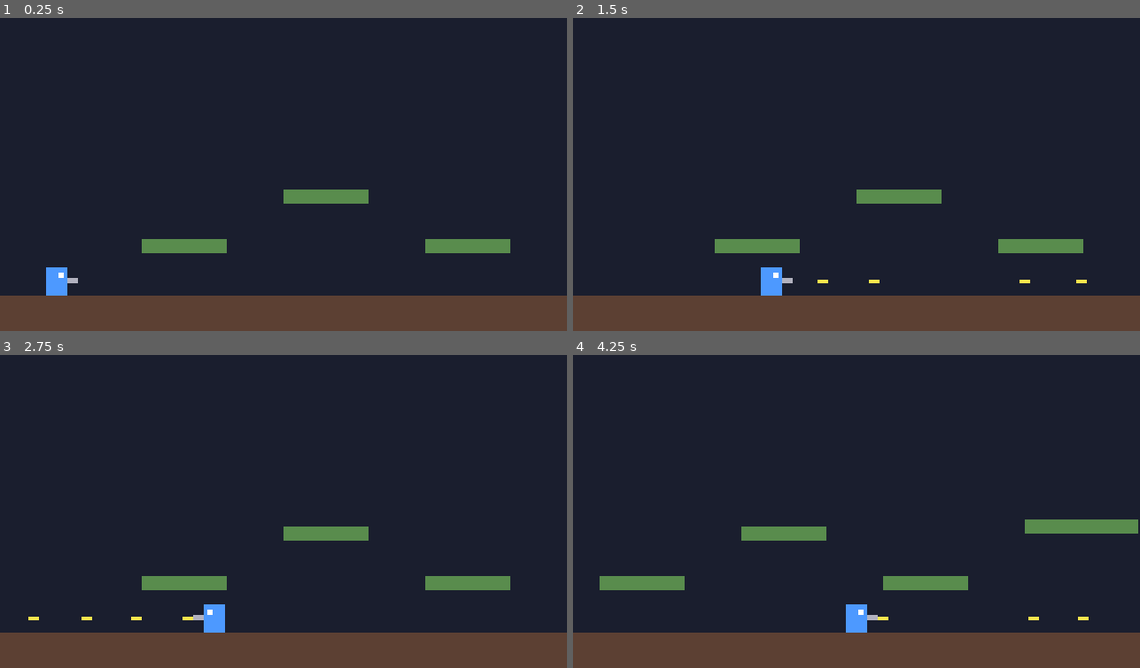
Above: before the commit, frames 1-4 (two rows, left to right).
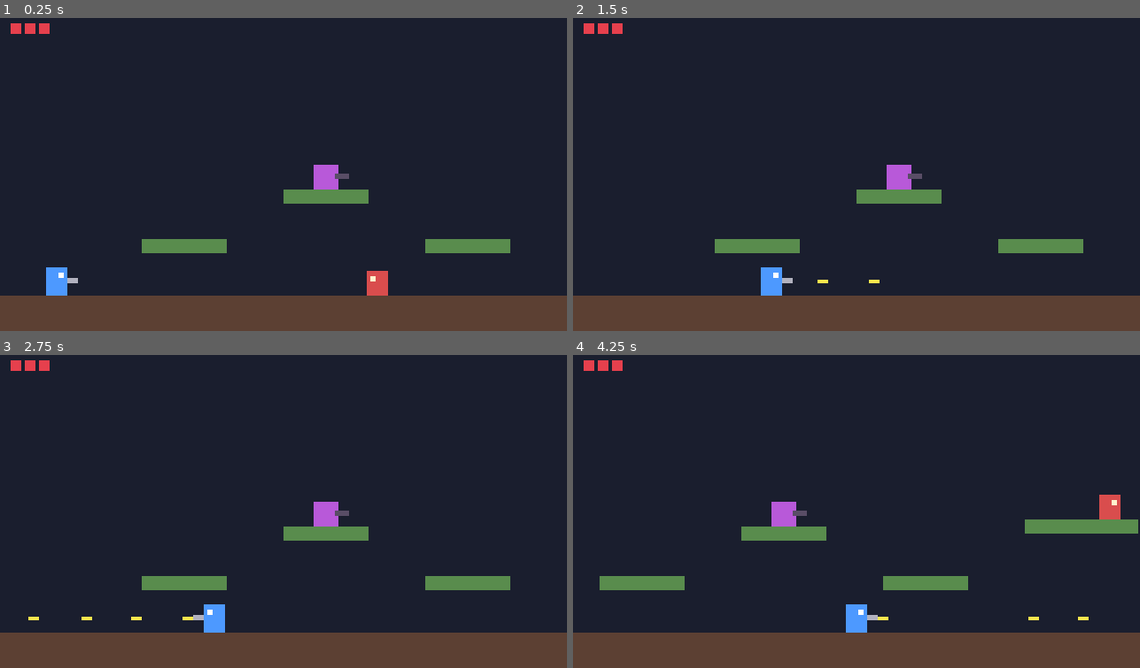
Above: after the commit, the same moments.

Repository: larrycxcx/zonebreaker-public
Game: Godot game, scene res://scenes/main.tscn
Two runs of this game, one before a commit and one after it. Both use one fixed random seed, a clock stepped at 60 frames per second and the inputs below.
Inputs:
- Up to frame 1 (0.25 s): no input
- Up to frame 2 (1.5 s): hold J (shoot) 0.53-1.28 s; hold D (move_right) from 0.53 s (still down); tap Space (jump) at 0.77 s; tap J (shoot) at 1.35 s
- Up to frame 3 (2.75 s): tap Space (jump) at 1.52 s; release D (move_right) at 2.03 s; hold A (move_left) from 2.03 s (still down); hold J (shoot) from 2.03 s (still down)
- Up to frame 4 (4.25 s): release A (move_left) at 2.78 s; release J (shoot) at 2.78 s; hold D (move_right) from 2.78 s (still down); tap J (shoot) at 2.85 s; tap Space (jump) at 3.02, 3.77 s; hold J (shoot) from 3.53 s (still down)

The runs differ from the first frame. In frame 1, 0.9% of the frame differs, in the area x 1-69%, y 1-89%; in frame 2, 0.6%; in frame 3, 0.6%; in frame 4, 0.9%.

Commit message:
Add patrolling and turret enemies, player health and i-frames
- Enemy base class with health, hit flash, death signal and gravity
- Walker: patrols, turns at walls and ledges via two raycasts, deals
  contact damage; Turret: faces and shoots the player within range
- Player: 3 HP, knockback plus 1s blinking invincibility, health_changed
  and died signals; Hurtbox area handles touching enemies
- Bullets carry damage and call take_damage on whatever they hit; masks
  keep player and enemy bullets from hitting their own side
- Temporary HUD with health pips and a game over message; level reloads
  1.2s after the player dies

Co-Authored-By: Claude Opus 5 <noreply@anthropic.com>

Diff:
--- a/project.godot
+++ b/project.godot
@@ -56,6 +56,8 @@
 2d_physics/layer_1="world"
 2d_physics/layer_2="player"
 2d_physics/layer_3="bullet"
+2d_physics/layer_4="enemy"
+2d_physics/layer_5="enemy_bullet"
 
 [physics]
 
--- a/scenes/bullet.tscn
+++ b/scenes/bullet.tscn
@@ -7,7 +7,7 @@
 
 [node name="Bullet" type="Area2D"]
 collision_layer = 4
-collision_mask = 1
+collision_mask = 9
 script = ExtResource("1")
 
 [node name="CollisionShape2D" type="CollisionShape2D" parent="."]
--- /dev/null
+++ b/scenes/enemy_bullet.tscn
@@ -0,0 +1,24 @@
+[gd_scene format=3]
+
+[ext_resource type="Script" path="res://scripts/bullet.gd" id="1"]
+
+[sub_resource type="RectangleShape2D" id="RectangleShape2D_1"]
+size = Vector2(6, 2)
+
+[node name="EnemyBullet" type="Area2D"]
+collision_layer = 16
+collision_mask = 3
+script = ExtResource("1")
+speed = 150.0
+lifetime = 2.0
+
+[node name="CollisionShape2D" type="CollisionShape2D" parent="."]
+shape = SubResource("RectangleShape2D_1")
+
+[node name="ColorRect" type="ColorRect" parent="."]
+offset_left = -3.0
+offset_top = -1.0
+offset_right = 3.0
+offset_bottom = 1.0
+mouse_filter = 2
+color = Color(1, 0.35, 0.35, 1)
--- /dev/null
+++ b/scenes/enemy_turret.tscn
@@ -0,0 +1,38 @@
+[gd_scene format=3]
+
+[ext_resource type="Script" path="res://scripts/enemy_turret.gd" id="1"]
+[ext_resource type="PackedScene" path="res://scenes/enemy_bullet.tscn" id="2"]
+
+[sub_resource type="RectangleShape2D" id="RectangleShape2D_1"]
+size = Vector2(14, 14)
+
+[node name="EnemyTurret" type="CharacterBody2D"]
+collision_layer = 8
+collision_mask = 1
+script = ExtResource("1")
+max_health = 3
+bullet_scene = ExtResource("2")
+
+[node name="CollisionShape2D" type="CollisionShape2D" parent="."]
+shape = SubResource("RectangleShape2D_1")
+
+[node name="Visual" type="Node2D" parent="."]
+
+[node name="Body" type="ColorRect" parent="Visual"]
+offset_left = -7.0
+offset_top = -7.0
+offset_right = 7.0
+offset_bottom = 7.0
+mouse_filter = 2
+color = Color(0.72, 0.35, 0.85, 1)
+
+[node name="Barrel" type="ColorRect" parent="Visual"]
+offset_left = 5.0
+offset_top = -2.0
+offset_right = 13.0
+offset_bottom = 1.0
+mouse_filter = 2
+color = Color(0.35, 0.3, 0.4, 1)
+
+[node name="Muzzle" type="Marker2D" parent="Visual"]
+position = Vector2(13, 0)
--- /dev/null
+++ b/scenes/enemy_walker.tscn
@@ -0,0 +1,41 @@
+[gd_scene format=3]
+
+[ext_resource type="Script" path="res://scripts/enemy_walker.gd" id="1"]
+
+[sub_resource type="RectangleShape2D" id="RectangleShape2D_1"]
+size = Vector2(12, 14)
+
+[node name="EnemyWalker" type="CharacterBody2D"]
+collision_layer = 8
+collision_mask = 1
+script = ExtResource("1")
+
+[node name="CollisionShape2D" type="CollisionShape2D" parent="."]
+shape = SubResource("RectangleShape2D_1")
+
+[node name="FloorCheck" type="RayCast2D" parent="."]
+position = Vector2(5, 5)
+target_position = Vector2(0, 7)
+collision_mask = 1
+
+[node name="WallCheck" type="RayCast2D" parent="."]
+target_position = Vector2(9, 0)
+collision_mask = 1
+
+[node name="Visual" type="Node2D" parent="."]
+
+[node name="Body" type="ColorRect" parent="Visual"]
+offset_left = -6.0
+offset_top = -7.0
+offset_right = 6.0
+offset_bottom = 7.0
+mouse_filter = 2
+color = Color(0.85, 0.3, 0.3, 1)
+
+[node name="Eye" type="ColorRect" parent="Visual"]
+offset_left = 1.0
+offset_top = -4.0
+offset_right = 4.0
+offset_bottom = -1.0
+mouse_filter = 2
+color = Color(1, 0.95, 0.8, 1)
--- /dev/null
+++ b/scenes/hud.tscn
@@ -0,0 +1,25 @@
+[gd_scene format=3]
+
+[ext_resource type="Script" path="res://scripts/hud.gd" id="1"]
+
+[node name="HUD" type="CanvasLayer"]
+script = ExtResource("1")
+
+[node name="PipRow" type="HBoxContainer" parent="."]
+offset_left = 6.0
+offset_top = 6.0
+offset_right = 80.0
+offset_bottom = 12.0
+mouse_filter = 2
+theme_override_constants/separation = 2
+
+[node name="Message" type="Label" parent="."]
+anchors_preset = -1
+offset_left = 110.0
+offset_top = 80.0
+offset_right = 210.0
+offset_bottom = 100.0
+mouse_filter = 2
+theme_override_font_sizes/font_size = 16
+text = "GAME OVER"
+horizontal_alignment = 1
--- a/scenes/main.tscn
+++ b/scenes/main.tscn
@@ -2,8 +2,13 @@
 
 [ext_resource type="PackedScene" path="res://scenes/platform.tscn" id="1"]
 [ext_resource type="PackedScene" path="res://scenes/player.tscn" id="2"]
+[ext_resource type="Script" path="res://scripts/main.gd" id="3"]
+[ext_resource type="PackedScene" path="res://scenes/enemy_walker.tscn" id="4"]
+[ext_resource type="PackedScene" path="res://scenes/enemy_turret.tscn" id="5"]
+[ext_resource type="PackedScene" path="res://scenes/hud.tscn" id="6"]
 
 [node name="Main" type="Node2D"]
+script = ExtResource("3")
 
 [node name="Level" type="Node2D" parent="."]
 
@@ -52,6 +57,25 @@
 size = Vector2(48, 8)
 one_way = true
 
+[node name="Enemies" type="Node2D" parent="."]
+
+[node name="Walker1" parent="Enemies" instance=ExtResource("4")]
+position = Vector2(220, 153)
+
+[node name="Walker2" parent="Enemies" instance=ExtResource("4")]
+position = Vector2(352, 89)
+start_direction = 1
+
+[node name="Walker3" parent="Enemies" instance=ExtResource("4")]
+position = Vector2(470, 153)
+start_direction = 1
+
+[node name="Turret1" parent="Enemies" instance=ExtResource("5")]
+position = Vector2(580, 153)
+
+[node name="Turret2" parent="Enemies" instance=ExtResource("5")]
+position = Vector2(184, 93)
+
 [node name="Player" parent="." instance=ExtResource("2")]
 position = Vector2(32, 152)
 
@@ -60,3 +84,5 @@
 limit_top = 0
 limit_right = 640
 limit_bottom = 180
+
+[node name="HUD" parent="." instance=ExtResource("6")]
--- a/scenes/player.tscn
+++ b/scenes/player.tscn
@@ -6,7 +6,10 @@
 [sub_resource type="RectangleShape2D" id="RectangleShape2D_1"]
 size = Vector2(12, 16)
 
-[node name="Player" type="CharacterBody2D"]
+[sub_resource type="RectangleShape2D" id="RectangleShape2D_2"]
+size = Vector2(14, 18)
+
+[node name="Player" type="CharacterBody2D" groups=["player"]]
 collision_layer = 2
 collision_mask = 1
 script = ExtResource("1")
@@ -14,6 +17,14 @@
 
 [node name="CollisionShape2D" type="CollisionShape2D" parent="."]
 shape = SubResource("RectangleShape2D_1")
+
+[node name="Hurtbox" type="Area2D" parent="."]
+collision_layer = 0
+collision_mask = 8
+monitorable = false
+
+[node name="CollisionShape2D" type="CollisionShape2D" parent="Hurtbox"]
+shape = SubResource("RectangleShape2D_2")
 
 [node name="Visual" type="Node2D" parent="."]
 
--- a/scripts/bullet.gd
+++ b/scripts/bullet.gd
@@ -1,9 +1,11 @@
 class_name Bullet
 extends Area2D
-## 直线飞行的子弹，撞到 world 层或超过存活时间后消失。
+## 直线飞行的子弹。撞到任何碰撞体就消失，命中目标时造成伤害。
+## 打谁由场景里的 collision_mask 决定（玩家子弹打 world+enemy，敌人子弹打 world+player）。
 
 @export var speed := 260.0
 @export var lifetime := 1.2
+@export var damage := 1
 
 var direction := Vector2.RIGHT
 
@@ -21,5 +23,7 @@
 		queue_free()
 
 
-func _on_body_entered(_body: Node2D) -> void:
+func _on_body_entered(body: Node2D) -> void:
+	if body.has_method("take_damage"):
+		body.take_damage(damage, global_position)
 	queue_free()
--- /dev/null
+++ b/scripts/enemy.gd
@@ -0,0 +1,47 @@
+class_name Enemy
+extends CharacterBody2D
+## 敌人基类：生命值、受击闪白、死亡、重力。具体行为见子类。
+
+signal died
+
+@export var max_health := 2
+## 碰到玩家时对玩家造成的伤害。
+@export var contact_damage := 1
+@export var gravity := 900.0
+@export var max_fall_speed := 400.0
+
+var health := 0
+
+@onready var _visual: Node2D = $Visual
+
+
+func _ready() -> void:
+	health = max_health
+
+
+## 被子弹调用（Bullet 通过 has_method("take_damage") 找到它）。
+## `_source_position` 目前用不到，只为和 Player.take_damage 保持同样的签名。
+func take_damage(amount: int, _source_position := Vector2.INF) -> void:
+	if health <= 0:
+		return
+	health -= amount
+	if health <= 0:
+		die()
+	else:
+		_flash()
+
+
+func die() -> void:
+	died.emit()
+	queue_free()
+
+
+func _flash() -> void:
+	_visual.modulate = Color(2.0, 2.0, 2.0)
+	var tween := create_tween()
+	tween.tween_property(_visual, "modulate", Color.WHITE, 0.12)
+
+
+func _apply_gravity(delta: float) -> void:
+	if not is_on_floor():
+		velocity.y = minf(velocity.y + gravity * delta, max_fall_speed)
--- /dev/null
+++ b/scripts/enemy_turret.gd
@@ -0,0 +1,42 @@
+class_name EnemyTurret
+extends Enemy
+## 站桩敌人：玩家进入射程且高度接近时，转向玩家并定时开火。
+
+@export var bullet_scene: PackedScene
+@export var fire_interval := 1.4
+@export var detect_range := 150.0
+## 玩家与炮台的高度差在这个范围内才会开火（子弹只走水平方向）。
+@export var vertical_tolerance := 20.0
+
+var facing := -1
+
+var _fire_timer := 0.0
+
+@onready var _muzzle: Marker2D = $Visual/Muzzle
+
+
+func _physics_process(delta: float) -> void:
+	_apply_gravity(delta)
+	move_and_slide()
+
+	_fire_timer -= delta
+	var player := get_tree().get_first_node_in_group("player") as Node2D
+	if player == null:
+		return
+
+	var offset := player.global_position - global_position
+	if absf(offset.x) > detect_range or absf(offset.y) > vertical_tolerance:
+		return
+
+	facing = signi(offset.x) if offset.x != 0.0 else facing
+	_visual.scale.x = facing
+	if _fire_timer <= 0.0:
+		_fire_timer = fire_interval
+		_shoot()
+
+
+func _shoot() -> void:
+	var bullet := bullet_scene.instantiate() as Bullet
+	bullet.direction = Vector2(facing, 0)
+	get_parent().add_child(bullet)
+	bullet.global_position = _muzzle.global_position
--- /dev/null
+++ b/scripts/enemy_walker.gd
@@ -0,0 +1,37 @@
+class_name EnemyWalker
+extends Enemy
+## 巡逻敌人：左右走，撞墙或走到平台边缘时掉头，碰到玩家造成伤害。
+
+@export var move_speed := 30.0
+@export_enum("左:-1", "右:1") var start_direction := -1
+
+var direction := -1
+
+@onready var _floor_check: RayCast2D = $FloorCheck
+@onready var _wall_check: RayCast2D = $WallCheck
+
+
+func _ready() -> void:
+	super()
+	direction = start_direction
+	_apply_direction()
+
+
+func _physics_process(delta: float) -> void:
+	_apply_gravity(delta)
+	velocity.x = move_speed * direction
+	move_and_slide()
+
+	# 脚下没路（悬空）或前方有墙就掉头。
+	if is_on_floor() and (not _floor_check.is_colliding() or _wall_check.is_colliding()):
+		direction = -direction
+		_apply_direction()
+
+
+func _apply_direction() -> void:
+	_visual.scale.x = direction
+	_floor_check.position.x = absf(_floor_check.position.x) * direction
+	_wall_check.target_position.x = absf(_wall_check.target_position.x) * direction
+	# 掉头后立刻重算，避免下一帧还用旧结果导致反复抖动。
+	_floor_check.force_raycast_update()
+	_wall_check.force_raycast_update()
--- /dev/null
+++ b/scripts/hud.gd
@@ -0,0 +1,37 @@
+extends CanvasLayer
+## 临时 HUD：左上角用小方块显示血量，死亡时显示提示。完整 HUD 留到第 5 步。
+
+const PIP_SIZE := Vector2(6, 6)
+const PIP_FULL := Color(0.9, 0.25, 0.3)
+const PIP_EMPTY := Color(0.25, 0.2, 0.25)
+
+var _pips: Array[ColorRect] = []
+
+@onready var _pip_row: HBoxContainer = $PipRow
+@onready var _message: Label = $Message
+
+
+func _ready() -> void:
+	_message.hide()
+	var player := get_tree().get_first_node_in_group("player") as Player
+	if player == null:
+		return
+	player.health_changed.connect(_on_health_changed)
+	player.died.connect(_on_player_died)
+	# 直接读当前值，不依赖 Player._ready 里那次 emit 的先后顺序。
+	_on_health_changed(player.health, player.max_health)
+
+
+func _on_health_changed(health: int, max_health: int) -> void:
+	while _pips.size() < max_health:
+		var pip := ColorRect.new()
+		pip.custom_minimum_size = PIP_SIZE
+		pip.mouse_filter = Control.MOUSE_FILTER_IGNORE
+		_pip_row.add_child(pip)
+		_pips.append(pip)
+	for i in _pips.size():
+		_pips[i].color = PIP_FULL if i < health else PIP_EMPTY
+
+
+func _on_player_died() -> void:
+	_message.show()
--- /dev/null
+++ b/scripts/main.gd
@@ -0,0 +1,17 @@
+extends Node2D
+## 关卡根节点：玩家死亡后重开本关。
+
+@export var respawn_delay := 1.2
+
+@onready var _player: Player = $Player
+
+
+func _ready() -> void:
+	_player.died.connect(_on_player_died)
+
+
+func _on_player_died() -> void:
+	await get_tree().create_timer(respawn_delay).timeout
+	# 在测试里场景是手动实例化的，没有 current_scene，此时不重载。
+	if get_tree().current_scene != null:
+		get_tree().reload_current_scene()
--- a/scripts/player.gd
+++ b/scripts/player.gd
@@ -1,8 +1,18 @@
 class_name Player
 extends CharacterBody2D
-## 方块玩家：左右移动、跳跃、射击。
+## 方块玩家：左右移动、跳跃、射击，有生命值和受伤无敌帧。
+
+signal health_changed(health: int, max_health: int)
+signal died
 
 @export var bullet_scene: PackedScene
+
+@export_group("Health")
+@export var max_health := 3
+## 受伤后的无敌时间，期间闪烁且不再受任何伤害。
+@export var invincible_time := 1.0
+## 受伤时被顶开的速度（水平方向背离伤害源）。
+@export var hurt_knockback := Vector2(70, -120)
 
 @export_group("Movement")
 @export var move_speed := 90.0
@@ -25,21 +35,38 @@
 @export var fire_cooldown := 0.15
 
 var facing := 1
+var health := 0
 
 var _coyote_timer := 0.0
 var _jump_buffer_timer := 0.0
 var _fire_timer := 0.0
+var _invincible_timer := 0.0
+var _dead := false
 
 @onready var _visual: Node2D = $Visual
 @onready var _muzzle: Marker2D = $Visual/Muzzle
+@onready var _hurtbox: Area2D = $Hurtbox
+
+
+func _ready() -> void:
+	health = max_health
+	health_changed.emit(health, max_health)
 
 
 func _physics_process(delta: float) -> void:
+	if _dead:
+		_apply_gravity(delta)
+		velocity.x = move_toward(velocity.x, 0.0, friction * delta)
+		move_and_slide()
+		return
+
 	_apply_gravity(delta)
 	_handle_jump(delta)
 	_handle_horizontal(delta)
 	move_and_slide()
 	_handle_shoot(delta)
+	_update_invincibility(delta)
+	_check_contact_damage()
 
 
 func _apply_gravity(delta: float) -> void:
@@ -90,3 +117,47 @@
 	bullet.direction = Vector2(facing, 0)
 	get_parent().add_child(bullet)
 	bullet.global_position = _muzzle.global_position
+
+
+func _update_invincibility(delta: float) -> void:
+	if _invincible_timer <= 0.0:
+		return
+	_invincible_timer -= delta
+	if _invincible_timer <= 0.0:
+		_visual.modulate.a = 1.0
+	else:
+		# 每 0.05 秒切换一次显隐，做出闪烁效果。
+		_visual.modulate.a = 0.3 if int(_invincible_timer / 0.05) % 2 == 0 else 1.0
+
+
+## 站在/贴着敌人身上时持续判定，无敌帧结束后会再次受伤。
+func _check_contact_damage() -> void:
+	if _invincible_timer > 0.0:
+		return
+	for body in _hurtbox.get_overlapping_bodies():
+		if body is Enemy:
+			take_damage((body as Enemy).contact_damage, body.global_position)
+			return
+
+
+## 被敌人子弹或接触伤害调用。`source_position` 用来决定击退方向。
+func take_damage(amount: int, source_position := Vector2.INF) -> void:
+	if _dead or _invincible_timer > 0.0:
+		return
+	health -= amount
+	health_changed.emit(health, max_health)
+	if health <= 0:
+		_die()
+		return
+	_invincible_timer = invincible_time
+	var away := 1.0 if source_position == Vector2.INF else signf(global_position.x - source_position.x)
+	if away == 0.0:
+		away = 1.0
+	velocity = Vector2(hurt_knockback.x * away, hurt_knockback.y)
+
+
+func _die() -> void:
+	_dead = true
+	health = 0
+	_visual.modulate = Color(0.5, 0.5, 0.5, 1.0)
+	died.emit()
Not shown, added: scripts/enemy.gd.uid
Not shown, added: scripts/enemy_turret.gd.uid
Not shown, added: scripts/enemy_walker.gd.uid
Not shown, added: scripts/hud.gd.uid
Not shown, added: scripts/main.gd.uid
